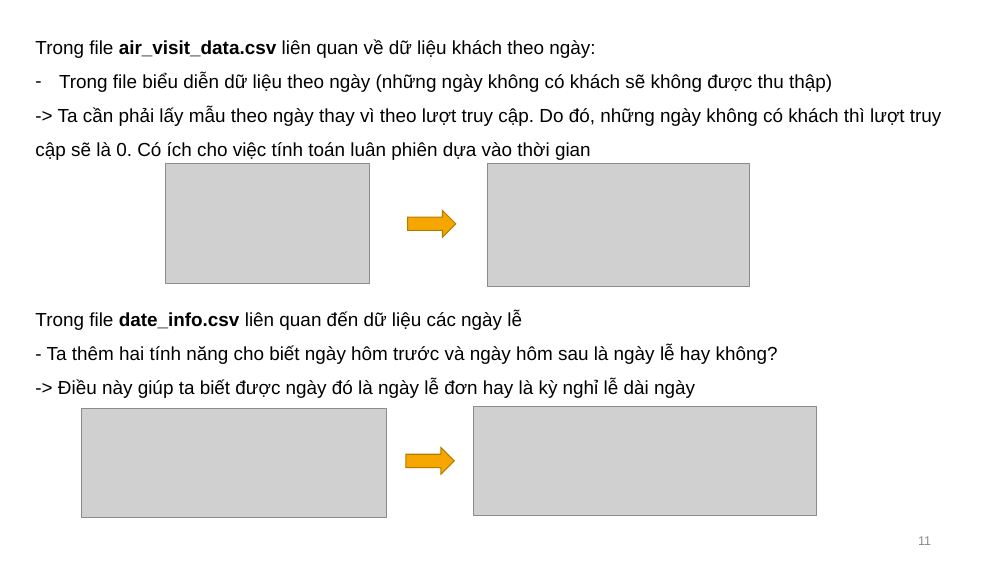
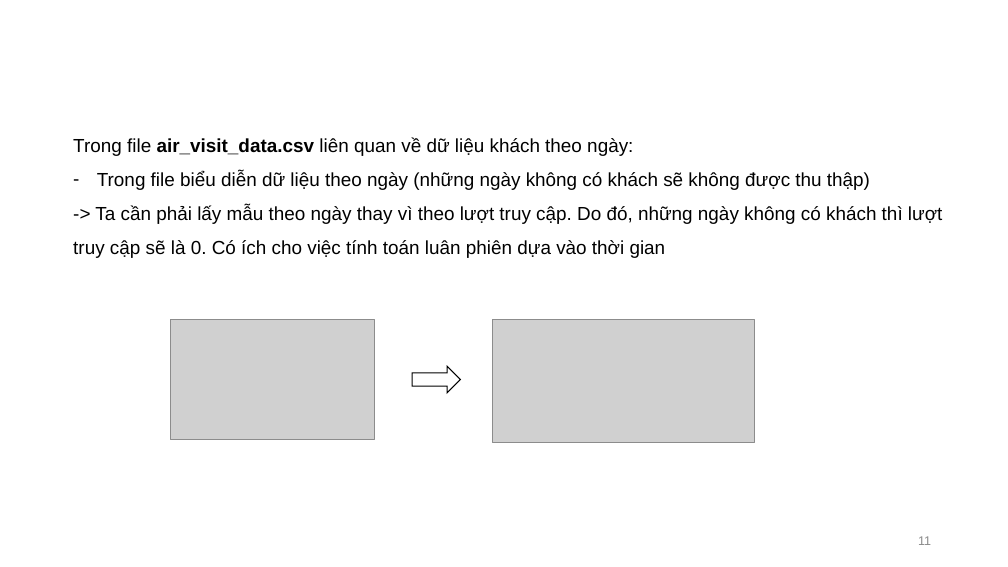
Before and after one commit to pdthuc/Project-Applied_Data_Science, a slide deck: slide 11 of Presentation/GIỚI THIỆU ĐỀ TÀI.pptx. Drawn at 1008x567 pixels with LibreOffice and Linux fonts; fonts in the diff are those of the drawing; grey boxes stand for pictures. Boxes give left, top, right and bottom in pixels: in the first picture for what was removed or moved away, otherwise in the second. Text is boxed around its words. In the diff, an @@ line names an element or a change of style, - is before the commit and + after.

Commit message:
15/11 update slide

```diff
--- a/Presentation/GIỚI THIỆU ĐỀ TÀI.pptx
+++ b/Presentation/GIỚI THIỆU ĐỀ TÀI.pptx
@@ text "Trong file air_visit_data.csv liên quan ...": place and size @@
-text "Trong file air_visit_data.csv liên quan ..." at (35, 40, 941, 398)
+text "Trong file air_visit_data.csv liên quan ..." at (73, 138, 942, 258)
@@ text at (35, 312, 778, 398): paragraphs removed @@
-Trong file date_info.csv liên quan đến dữ liệu các ngày lễ
-- Ta thêm hai tính năng cho biết ngày hôm trước và ngày hôm sau là ngày lễ hay không?
--> Điều này giúp ta biết được ngày đó là ngày lễ đơn hay là kỳ nghỉ lễ dài ngày
@@ 2 pictures, 1 right arrow: place and size @@
-2 pictures, 1 right arrow at (166, 163, 749, 287)
+2 pictures, 1 right arrow at (171, 320, 754, 443)
@@ right arrow at (412, 367, 461, 393): fill #F5A700 to #FFFFFF; outline #B57C00 1 pt to #000000 1 pt @@
@@ picture removed at (82, 408, 387, 517) @@
@@ picture removed at (473, 407, 816, 516) @@
@@ right arrow removed at (406, 448, 454, 474) @@
```
Also in this commit, not shown: 4 other slides changed, 8 slides added, 1 slide removed.
